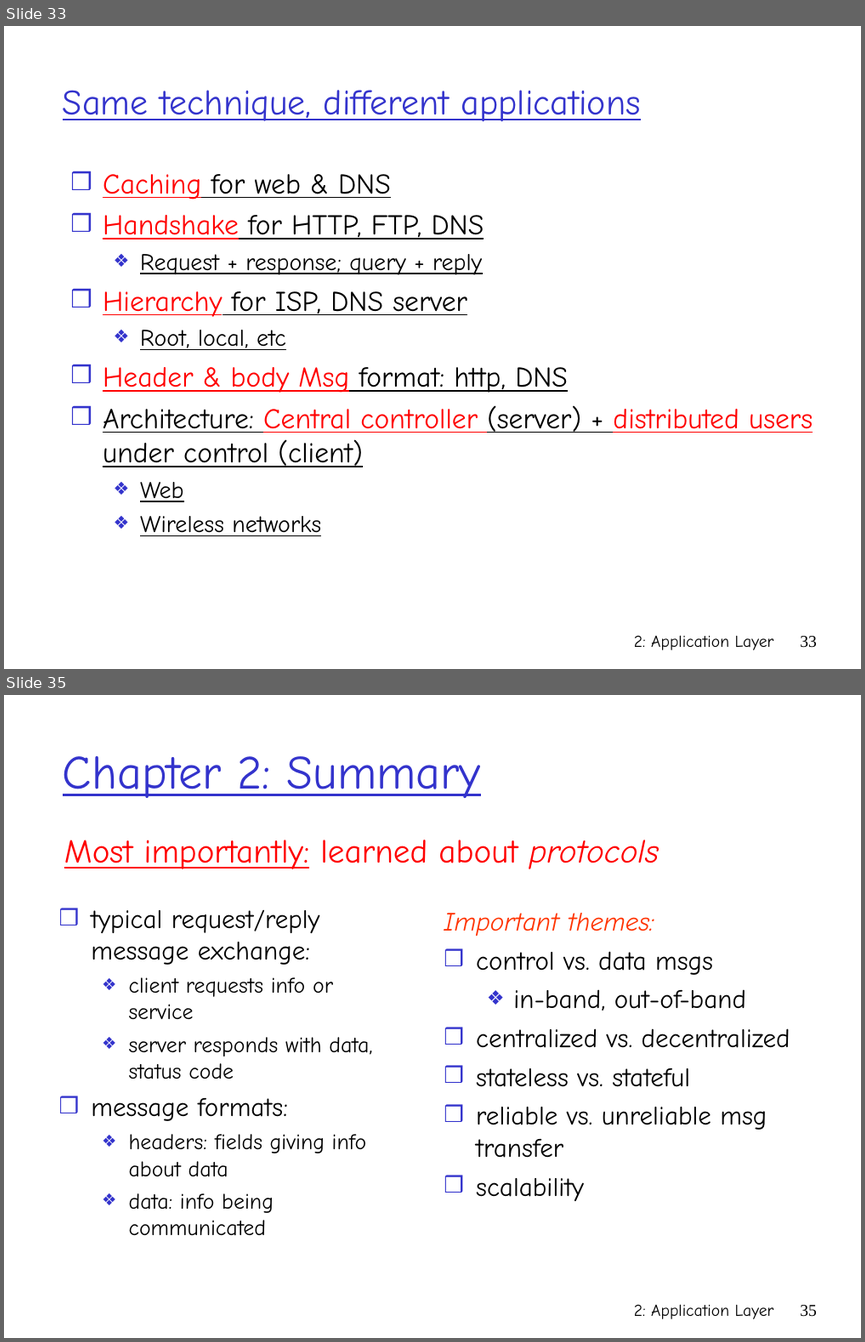
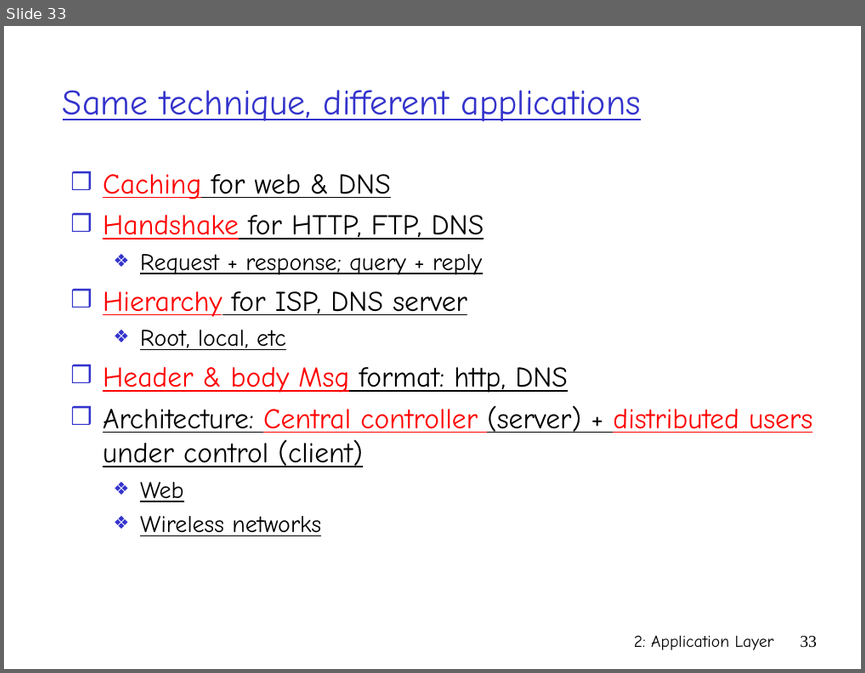
Before and after one commit to tomMoulard/PersonalSite, a slide deck: Main/assignment/network/Lecture_5_Ch02_Application_2.ppt. Shown one above the other, each under a label of ours: slides 33 and 35 before the commit, slide 33 after it; the slides between them are not shown. The pictures are 865x1342 and 865x673 pixels, drawn with LibreOffice and Linux fonts; fonts in the diff are those of the drawing. Boxes give left, top, right and bottom in pixels: in the first picture for what was removed or moved away, otherwise in the second. Text is boxed around its words. In the diff, an @@ line names an element or a change of style, - is before the commit and + after.

```diff
--- a/Main/assignment/network/Lecture_5_Ch02_Application_2.ppt
+++ b/Main/assignment/network/Lecture_5_Ch02_Application_2.ppt
@@ slide 35 removed at bbox=[4, 695, 861, 1338], background #FFFFFF @@
@@ title removed at bbox=[63, 756, 481, 798] @@
-Chapter 2: Summary
@@ text removed at bbox=[64, 839, 659, 869] @@
-Most importantly: learned about protocols
@@ text removed at bbox=[91, 909, 372, 1236] @@
-❒ typical request/reply message exchange:
-  ❖ client requests info or service
-  ❖ server responds with data, status code
-❒ message formats:
-  ❖ headers: fields giving info about data
-  ❖ data: info being communicated
@@ text removed at bbox=[443, 913, 790, 1201] @@
-Important themes:
-❒ control vs. data msgs
-  ❖ in-band, out-of-band
-❒ centralized vs. decentralized
-❒ stateless vs. stateful
-❒ reliable vs. unreliable msg transfer
-❒ scalability
@@ text removed at bbox=[634, 1304, 774, 1319] @@
-2: Application Layer
@@ page number removed at bbox=[800, 1304, 817, 1316] @@
-35
```
Also in this commit, not shown: 4 slides changed, 1 other slide removed, 1 other file.
